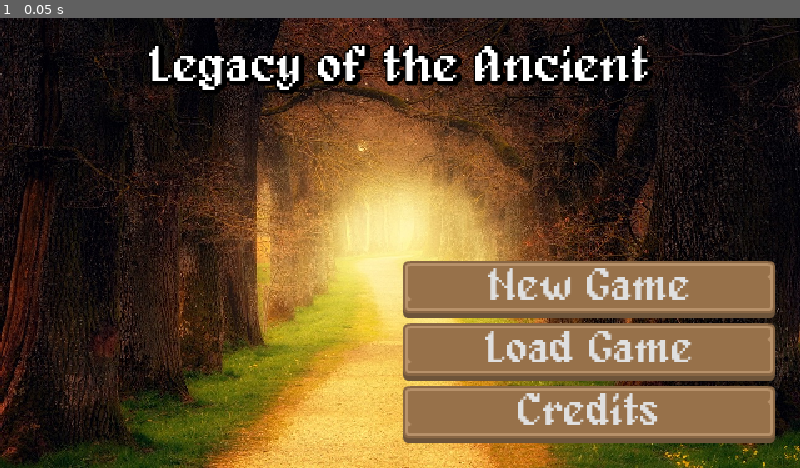
Above: before the commit, frame 1.
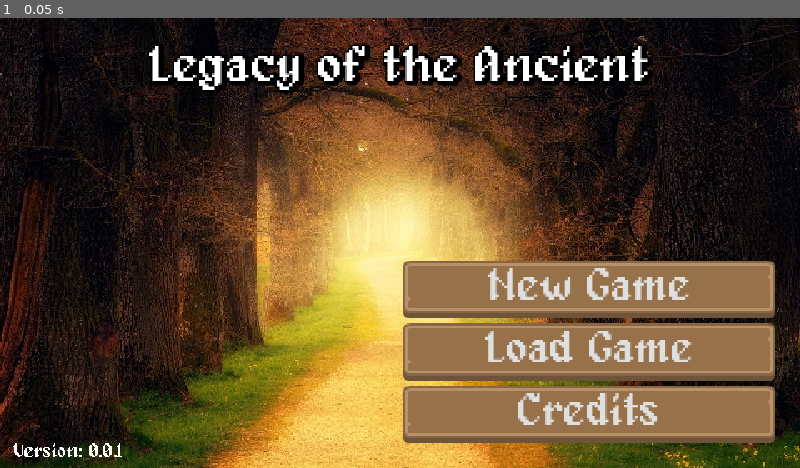
Above: after the commit, the same moment.

Repository: prabhudeba1111/Godot-RPG
Game: Godot game, scene res://scenes/ui/title_screen.tscn
Two runs of this game, one before a commit and one after it. Both use one fixed random seed, a clock stepped at 60 frames per second and the inputs below.
Inputs:
- Up to frame 1 (0.05 s): no input

The runs differ from the first frame. In frame 1, 0.1% of the frame differs, in the area x 1-16%, y 94-98%.

Commit message:
added version number

Diff:
--- a/project.godot
+++ b/project.godot
@@ -11,6 +11,7 @@
 [application]
 
 config/name="Godot-RPG"
+config/version="0.0.1"
 run/main_scene="uid://t1metu5g6myl"
 config/features=PackedStringArray("4.4", "GL Compatibility")
 config/icon="res://icon.svg"
--- a/scenes/ui/title_screen.tscn
+++ b/scenes/ui/title_screen.tscn
@@ -1,8 +1,9 @@
-[gd_scene load_steps=5 format=3 uid="uid://t1metu5g6myl"]
+[gd_scene load_steps=6 format=3 uid="uid://t1metu5g6myl"]
 
 [ext_resource type="Texture2D" uid="uid://b3wkjs5hsc5p0" path="res://gfx/title/tree-3094982_1280.jpg" id="1_eb34j"]
 [ext_resource type="FontFile" uid="uid://cxsdfwyre6pgl" path="res://fonts/alagard_by_pix3m-d6awiwp.ttf" id="2_aqpy5"]
 [ext_resource type="Theme" uid="uid://cwsatabd3umal" path="res://themes/default_theme.tres" id="3_w8uqo"]
+[ext_resource type="Script" uid="uid://daegg5e1m34u5" path="res://scripts/ui/version/version_number.gd" id="4_a4ium"]
 
 [sub_resource type="LabelSettings" id="LabelSettings_w8uqo"]
 font = ExtResource("2_aqpy5")
@@ -89,3 +90,20 @@
 theme = ExtResource("3_w8uqo")
 theme_override_font_sizes/font_size = 35
 text = "Credits"
+
+[node name="VersionNumber" type="Label" parent="."]
+layout_mode = 1
+anchors_preset = 2
+anchor_top = 1.0
+anchor_bottom = 1.0
+offset_left = 10.0
+offset_top = -25.0
+offset_right = 2470.0
+offset_bottom = 435.0
+grow_vertical = 0
+scale = Vector2(0.05, 0.05)
+theme_override_fonts/font = ExtResource("2_aqpy5")
+theme_override_font_sizes/font_size = 300
+text = "Version: "
+vertical_alignment = 1
+script = ExtResource("4_a4ium")
--- /dev/null
+++ b/scripts/ui/version/version_number.gd
@@ -0,0 +1,6 @@
+extends Label
+
+
+
+func _ready() -> void:
+	text = "Version: " + ProjectSettings.get_setting("application/config/version")
Not shown, added: scripts/ui/version/version_number.gd.uid
